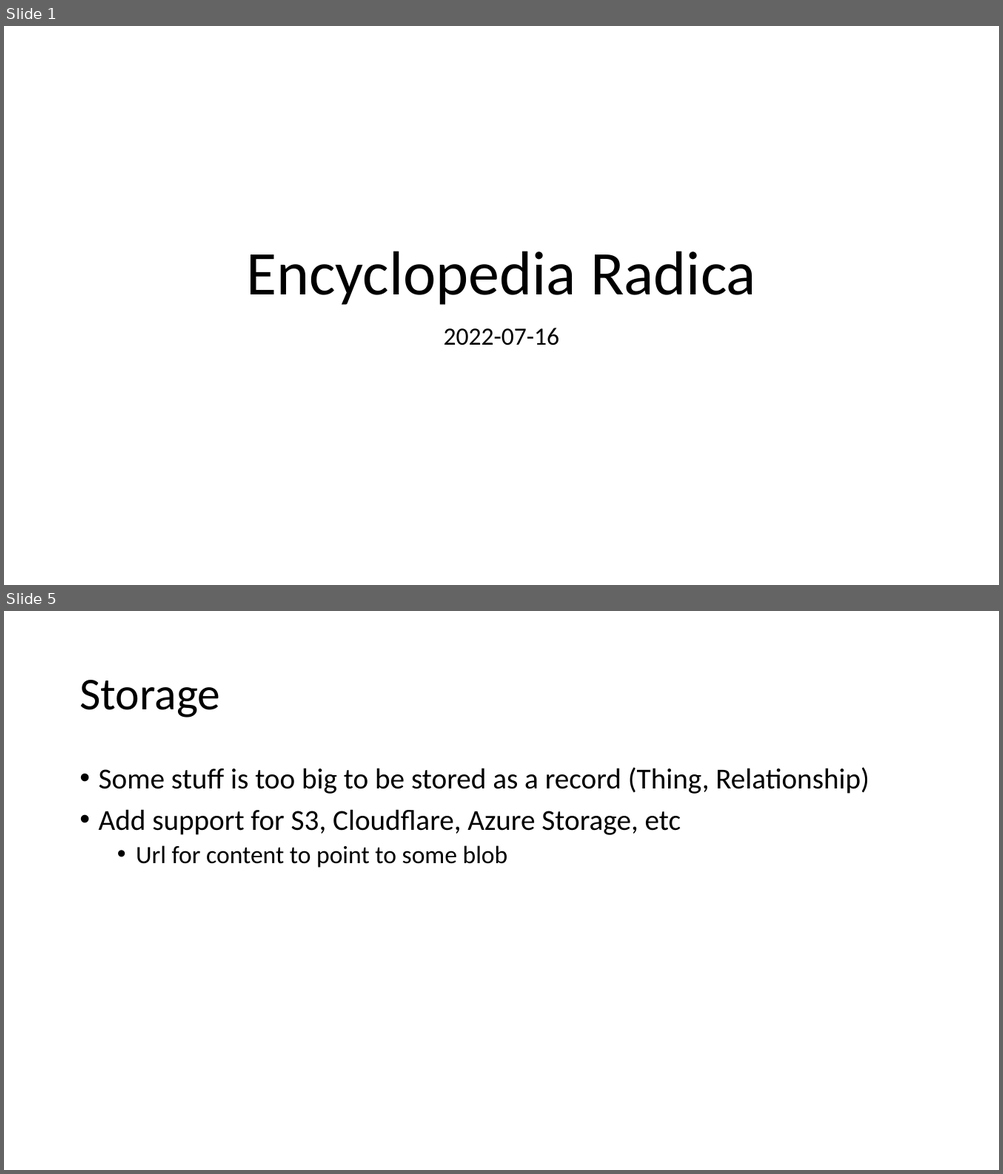
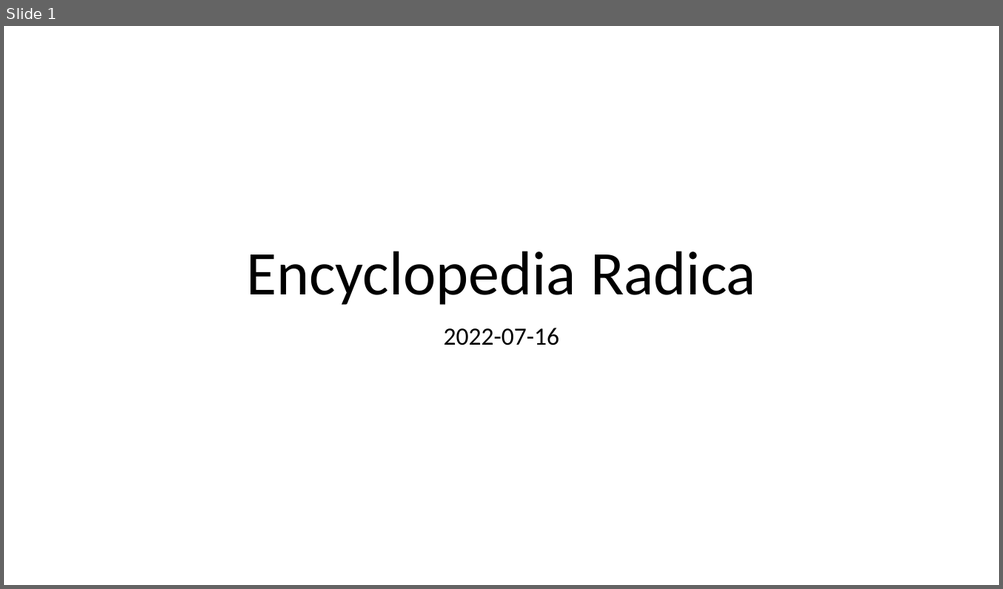
Before and after one commit to raddest-ca/encyclopedia-radica, a slide deck: radica.pptx. Shown one above the other, each under a label of ours: slides 1 and 5 before the commit, slide 1 after it; the slides between them are not shown. The pictures are 1003x1174 and 1003x589 pixels, drawn with LibreOffice and Linux fonts; fonts in the diff are those of the drawing. Boxes give left, top, right and bottom in pixels: in the first picture for what was removed or moved away, otherwise in the second. Text is boxed around its words. In the diff, an @@ line names an element or a change of style, - is before the commit and + after.

```diff
--- a/radica.pptx
+++ b/radica.pptx
@@ slide 5 removed at (4,611,999,1170), background #FFFFFF @@
@@ title removed at (79,680,220,718) @@
-Storage
@@ text removed at (99,767,869,868) @@
-• Some stuff is too big to be stored as a record (Thing, Relationship)
-• Add support for S3, Cloudflare, Azure Storage, etc
-  • Url for content to point to some blob
```
Also in this commit, not shown: 1 slide added, 5 other slides removed.
